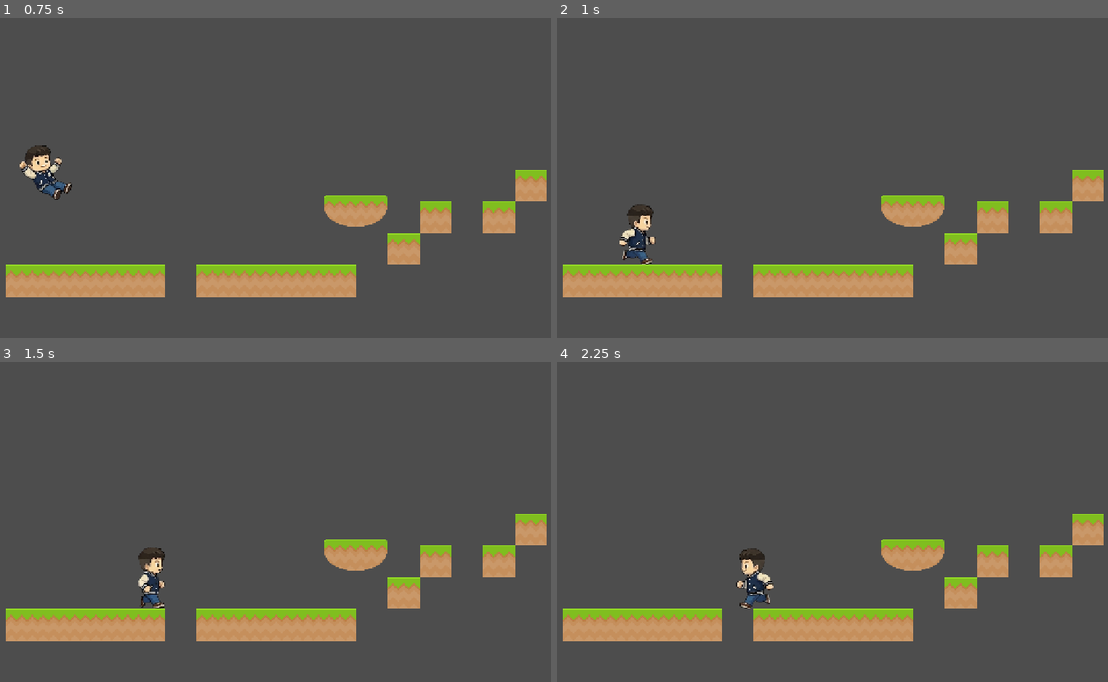
Above: before the commit, frames 1-4 (two rows, left to right).
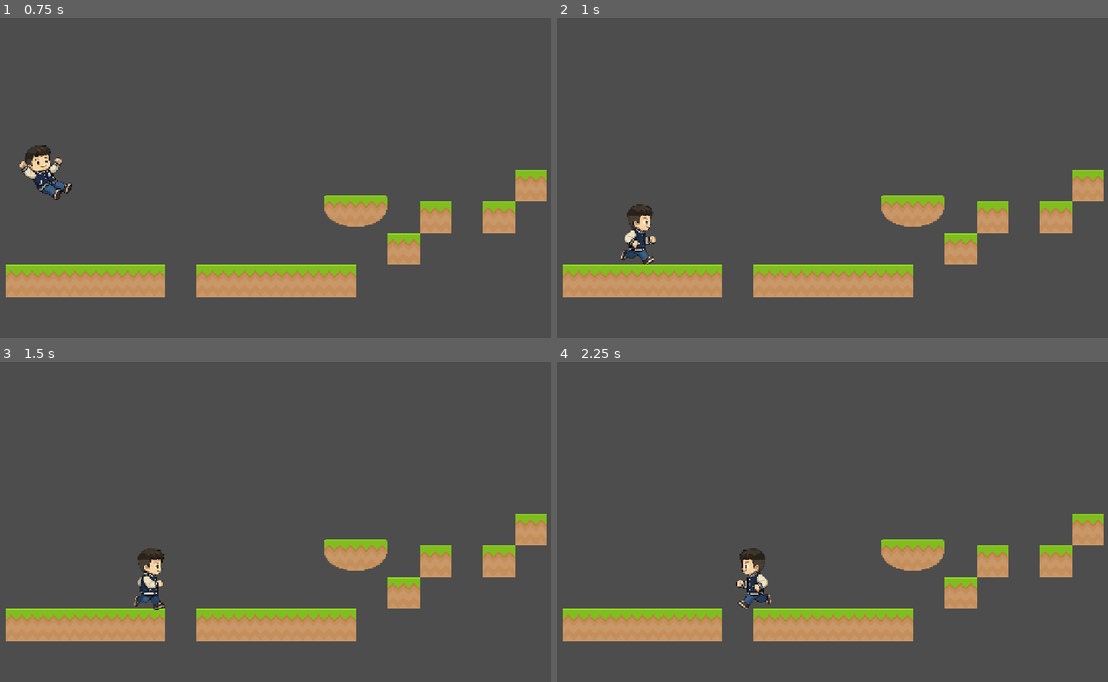
Above: after the commit, the same moments.

Repository: JunhyeongKim1/Retrieve-game-
Game: Godot game, scene res://scenes/stage/stage1.tscn
The game is run twice, just before and just after one commit, with the same random seed, the same clock (stepped at 60 frames per second) and the same inputs.
Inputs:
- Up to frame 1 (0.75 s): hold Right (ui_right) from 0.53 s (still down)
- Up to frame 2 (1 s): keep holding Right (ui_right); tap Space (ui_accept) at 0.77 s
- Up to frame 3 (1.5 s): keep holding Right (ui_right)
- Up to frame 4 (2.25 s): tap Space (ui_accept) at 1.52 s; release Right (ui_right) at 2.03 s; hold Left (ui_left) from 2.03 s (still down)

Frame 1 is identical in both runs. In frame 2, 0.3% of the frame differs, in the area x 11-18%, y 58-78%; in frame 3, 0.5%, in the area x 24-30%, y 57-78%; in frame 4, 0.3%.

Commit message:
뛰는 모습 자연스럽게

Diff:
--- a/scenes/player/player.tscn
+++ b/scenes/player/player.tscn
@@ -18,17 +18,9 @@
 atlas = ExtResource("2_dovo2")
 region = Rect2(256, 0, 128, 256)
 
-[sub_resource type="AtlasTexture" id="AtlasTexture_gx1jg"]
-atlas = ExtResource("5_p47bc")
-region = Rect2(256, 0, 128, 256)
-
 [sub_resource type="AtlasTexture" id="AtlasTexture_qek5x"]
 atlas = ExtResource("5_p47bc")
 region = Rect2(128, 0, 128, 256)
-
-[sub_resource type="AtlasTexture" id="AtlasTexture_5gtgg"]
-atlas = ExtResource("5_p47bc")
-region = Rect2(0, 0, 128, 256)
 
 [sub_resource type="AtlasTexture" id="AtlasTexture_h17s1"]
 atlas = ExtResource("5_p47bc")
@@ -79,13 +71,7 @@
 }, {
 "frames": [{
 "duration": 1.0,
-"texture": SubResource("AtlasTexture_gx1jg")
-}, {
-"duration": 1.0,
 "texture": SubResource("AtlasTexture_qek5x")
-}, {
-"duration": 1.0,
-"texture": SubResource("AtlasTexture_5gtgg")
 }, {
 "duration": 1.0,
 "texture": SubResource("AtlasTexture_h17s1")
@@ -101,9 +87,6 @@
 }, {
 "duration": 1.0,
 "texture": SubResource("AtlasTexture_h17s1")
-}, {
-"duration": 1.0,
-"texture": SubResource("AtlasTexture_5gtgg")
 }, {
 "duration": 1.0,
 "texture": SubResource("AtlasTexture_qek5x")
@@ -127,8 +110,8 @@
 position = Vector2(-1, -14)
 scale = Vector2(0.65, 0.65)
 sprite_frames = SubResource("SpriteFrames_lvxji")
-animation = &"jump"
-frame_progress = 0.13645472
+animation = &"run"
+frame_progress = 0.081818365
 
 [node name="CollisionShape2D" type="CollisionShape2D" parent="." unique_id=1963167268]
 position = Vector2(-2, -1)
--- a/script/player/player.gd
+++ b/script/player/player.gd
@@ -55,6 +55,8 @@
 	move_and_slide()
 	_update_state()
 
+
+
 func _handle_drop_through() -> void:
 	# 아래 방향키 + 점프키
 	if Input.is_action_pressed("ui_down"):
